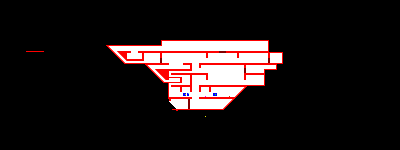
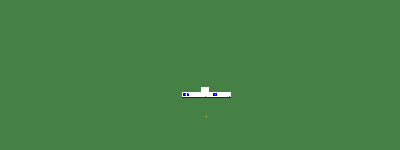
Layer changes from the first w=400, h=150 image to the second:
showed "BYOS", painted on it over (0, 0, 400, 150)
painted on "T8" over (179, 110, 223, 111)
